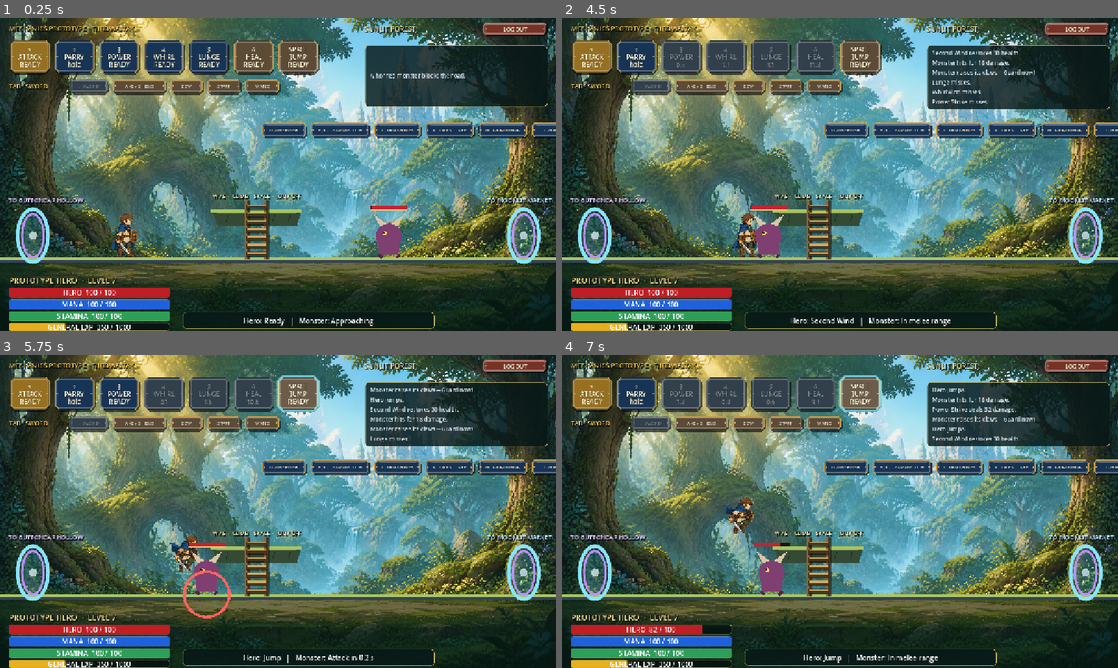
Above: before the commit, frames 1-4 (two rows, left to right).
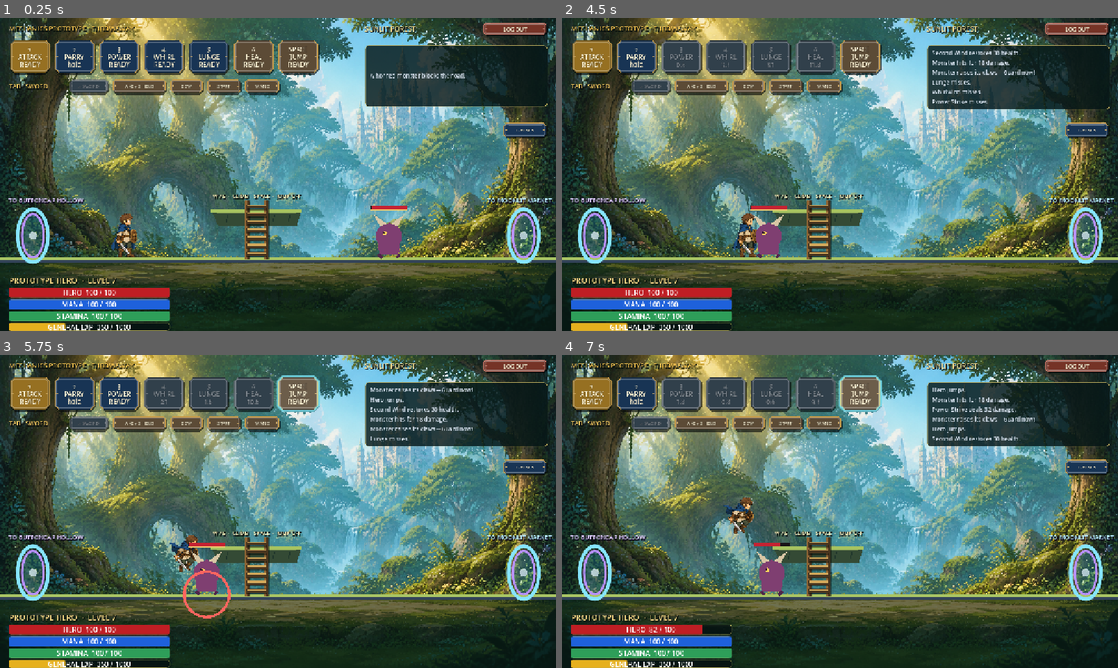
Above: after the commit, the same moments.

Repository: DibranMulder/2D-platform-game
Game: Godot game, scene res://prototypes/combat_arena/combat_arena.tscn
Same seed, same stepped clock (60 frames per second), same inputs: the game is played once before the commit and once after it. This scene is started directly instead of the project's main scene.
Inputs:
- Up to frame 1 (0.25 s): no input
- Up to frame 2 (4.5 s): click "1 ATTACK READY" at 0.5 s; click "1 ATTACK READY" at 1.25 s; click "3 POWER READY" at 2 s; click "4 WHIRL READY" at 2.75 s; click "5 LUNGE READY" at 3.5 s; click "6 HEAL READY" at 4.25 s
- Up to frame 3 (5.75 s): click "SPACE JUMP READY" at 5 s
- Up to frame 4 (7 s): click "3 POWER READY" at 5.75 s; click "SPACE JUMP READY" at 6.5 s

The runs differ from the first frame. In frame 1, 2.6% of the frame differs, in the area x 32-100%, y 3-100%; in frame 2, 2.7%; in frame 3, 2.6%; in frame 4, 2.7%.

Commit message:
Simplify combat arena HUD to Hints-only quick button
- Keep only the I·HINTS quick button in the default view; overview, gear,
  disciplines, talents, and world map remain reachable via keyboard shortcuts
  and the in-window tab row. The Hints button is right-aligned and visible in
  every map.
- Remove the bottom status panel ("Hero: Ready | Monster: …") and the code
  that populated it. The map name still shows at the top.

Diff:
--- a/client/prototypes/combat_arena/chronicle_character_panels.gd
+++ b/client/prototypes/combat_arena/chronicle_character_panels.gd
@@ -166,10 +166,16 @@
     quick_bar.position = Vector2(-680.0, 238.0)
     quick_bar.size = Vector2(660.0, 40.0)
     quick_bar.add_theme_constant_override("separation", 6)
+    quick_bar.alignment = BoxContainer.ALIGNMENT_END
     quick_bar.mouse_filter = Control.MOUSE_FILTER_PASS
     add_child(quick_bar)
 
+    # Only the Hints quick button stays in the default view; the other panels
+    # (overview, gear, disciplines, talents, world map) remain reachable through
+    # their keyboard shortcuts and the tab row inside the panel window.
     for definition: Dictionary in TAB_DEFINITIONS:
+        if str(definition["id"]) != "hints":
+            continue
         var button := _button("%s · %s" % [definition["key"], definition["text"]], NIGHT_BLUE)
         button.custom_minimum_size = Vector2(104.0, 40.0)
         button.add_theme_font_size_override("font_size", 12)
--- a/client/prototypes/combat_arena/combat_arena.gd
+++ b/client/prototypes/combat_arena/combat_arena.gd
@@ -45,7 +45,6 @@
 @onready var stamina_text: Label = $HUD/Stamina/StaminaText
 @onready var general_exp_bar: ProgressBar = $HUD/GeneralExp
 @onready var general_exp_text: Label = $HUD/GeneralExp/GeneralExpText
-@onready var state_text: Label = $HUD/StatePanel/StateText
 @onready var combat_log: Label = $HUD/CombatLogPanel/CombatLog
 @onready var restart_button: Button = $HUD/RestartButton
 @onready var attack_button: Button = $HUD/Hotbar/Attack
@@ -402,14 +401,6 @@
     _add_combat_message("A Buttoncap Biter springs back up.")
 
 
-func _living_biter_count() -> int:
-    var count := 0
-    for biter: PrototypeButtoncapBiter in hollow_biters.get_children():
-        if biter.is_alive:
-            count += 1
-    return count
-
-
 func _restart_encounter() -> void:
     get_tree().reload_current_scene()
 
@@ -441,15 +432,6 @@
         hero.general_exp,
         PrototypeHero.GENERAL_EXP_GOAL,
     ]
-    if _current_map == MAP_FOREST:
-        state_text.text = "Hero: %s   |   Monster: %s" % [hero.current_action, monster.current_intent]
-    elif _current_map == MAP_HOLLOW:
-        state_text.text = "Hero: %s   |   Buttoncap Biters: %s remaining" % [
-            hero.current_action,
-            _living_biter_count(),
-        ]
-    else:
-        state_text.text = "MOONLIT MARKET   |   PEACEFUL TRADING OUTPOST"
 
     _update_action_button(attack_button, 1)
     var secondary_active := hero.is_blocking or hero.current_action == "Aiming"
--- a/client/prototypes/combat_arena/combat_arena.tscn
+++ b/client/prototypes/combat_arena/combat_arena.tscn
@@ -426,19 +426,6 @@
 text = "Combat log"
 autowrap_mode = 2
 
-[node name="StatePanel" type="PanelContainer" parent="HUD"]
-offset_left = 420.0
-offset_top = 676.0
-offset_right = 1000.0
-offset_bottom = 714.0
-theme_override_styles/panel = SubResource("HudPanel")
-
-[node name="StateText" type="Label" parent="HUD/StatePanel"]
-layout_mode = 2
-text = "Hero: Ready   |   Monster: Watching"
-horizontal_alignment = 1
-vertical_alignment = 1
-
 [node name="VirtualJoystick" type="Control" parent="HUD"]
 visible = false
 layout_mode = 3
